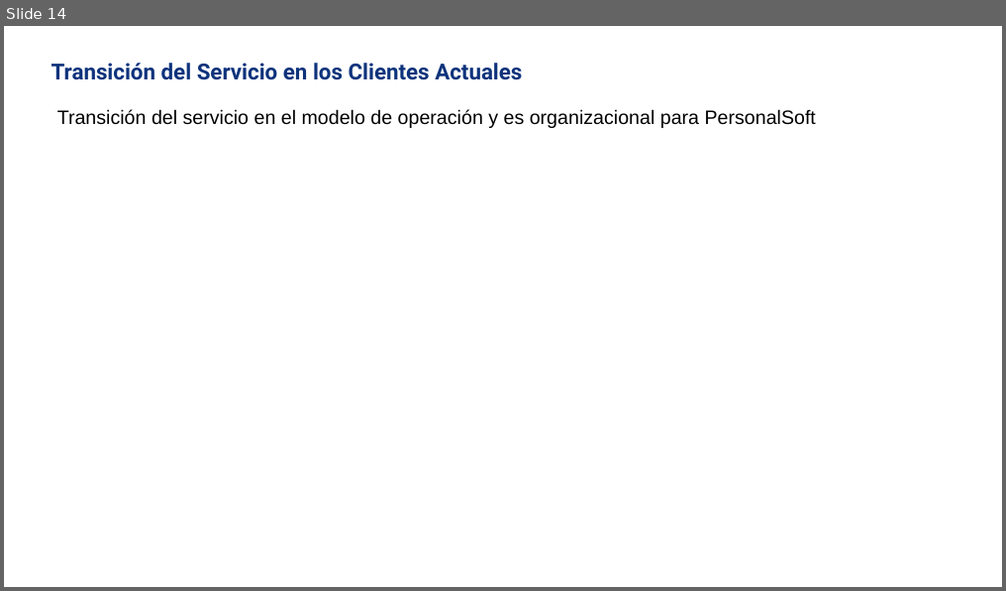
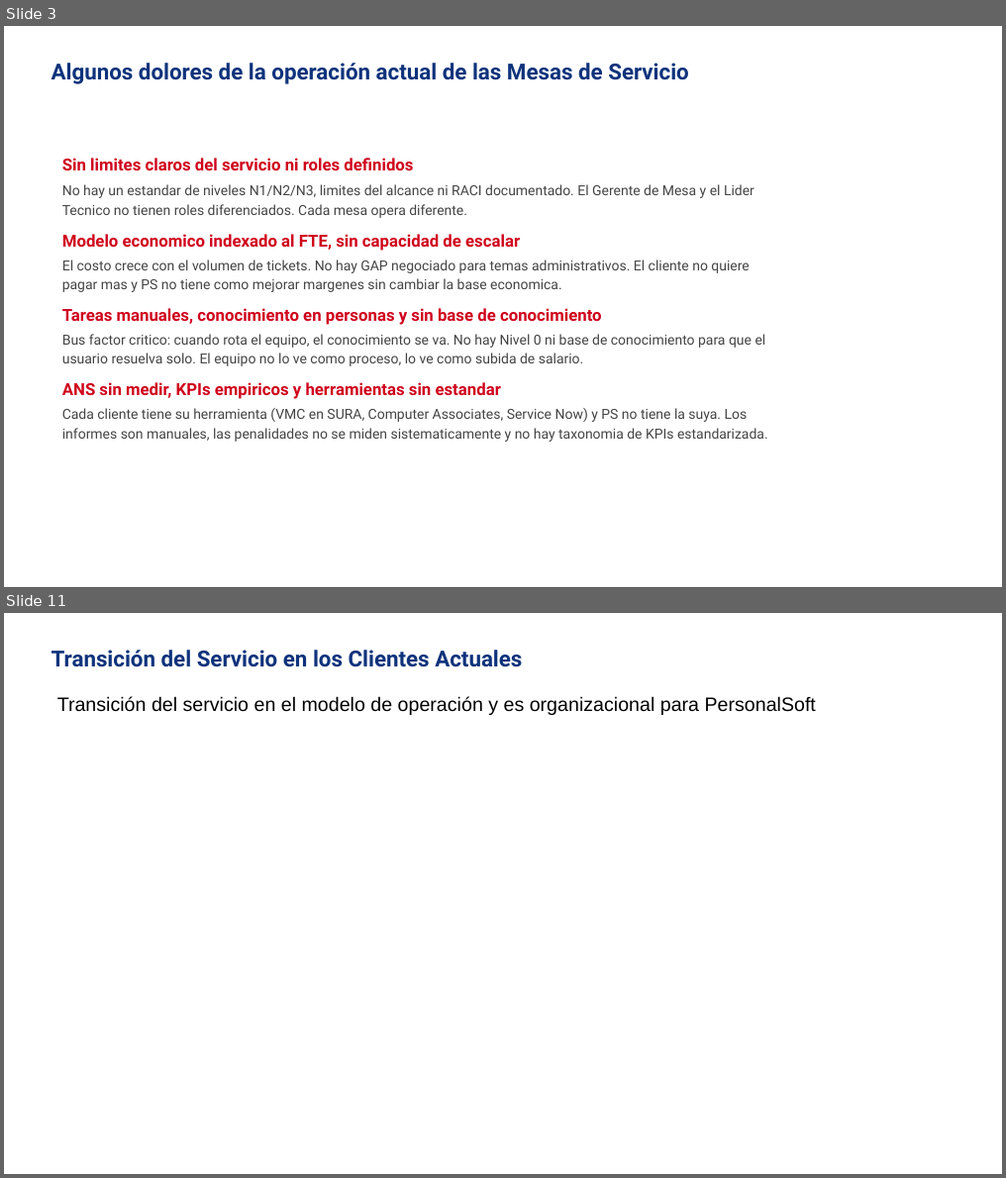
Before and after one commit to nataliazarthapersonalsoft/mesadeservicio-modernizacionaplicaciones, a slide deck: 04-planning/roadmaps/Mesa de Servicio Roadmap Julio.pptx. Shown one above the other, each under a label of ours: slide 14 before the commit, slides 3 and 11 after it; the slides between them are not shown. The pictures are 1006x591 and 1006x1178 pixels, drawn with LibreOffice and Linux fonts; fonts in the diff are those of the drawing; background and template pictures are left out. Boxes give left, top, right and bottom in pixels: in the first picture for what was removed or moved away, otherwise in the second. Text is boxed around its words. In the diff, an @@ line names an element or a change of style, - is before the commit and + after.

Commit message:
actualizsar ppt

```diff
--- a/04-planning/roadmaps/Mesa de Servicio Roadmap Julio.pptx
+++ b/04-planning/roadmaps/Mesa de Servicio Roadmap Julio.pptx
@@ slide 3 added at [4,26,1002,587], background #FFFFFF @@
@@ title added at [52,63,689,84], 16 pt, text #0E337C, bold @@
+Algunos dolores de la operación actual de las Mesas de Servicio
@@ text added at [62,158,768,442], 10 pt, text #444444 @@
+Sin limites claros del servicio ni roles definidos
+No hay un estandar de niveles N1/N2/N3, limites del alcance ni RACI documentado. El Gerente de Mesa y el Lider Tecnico no tienen roles diferenciados. Cada mesa opera diferente.
+Modelo economico indexado al FTE, sin capacidad de escalar
+El costo crece con el volumen de tickets. No hay GAP negociado para temas administrativos. El cliente no quiere pagar mas y PS no tiene como mejorar margenes sin cambiar la base economica.
+Tareas manuales, conocimiento en personas y sin base de conocimiento
+Bus factor critico: cuando rota el equipo, el conocimiento se va. No hay Nivel 0 ni base de conocimiento para que el usuario resuelva solo. El equipo no lo ve como proceso, lo ve como subida de salario.
+ANS sin medir, KPIs empiricos y herramientas sin estandar
+Cada cliente tiene su herramienta (VMC en SURA, Computer Associates, Service Now) y PS no tiene la suya. Los informes son manuales, las penalidades no se miden sistematicamente y no hay taxonomia de KPIs estandarizada.
@@ what was slide 14 is now slide 11 @@
```
Also in this commit, not shown: 4 slides changed, 3 other slides added, 7 slides removed.
